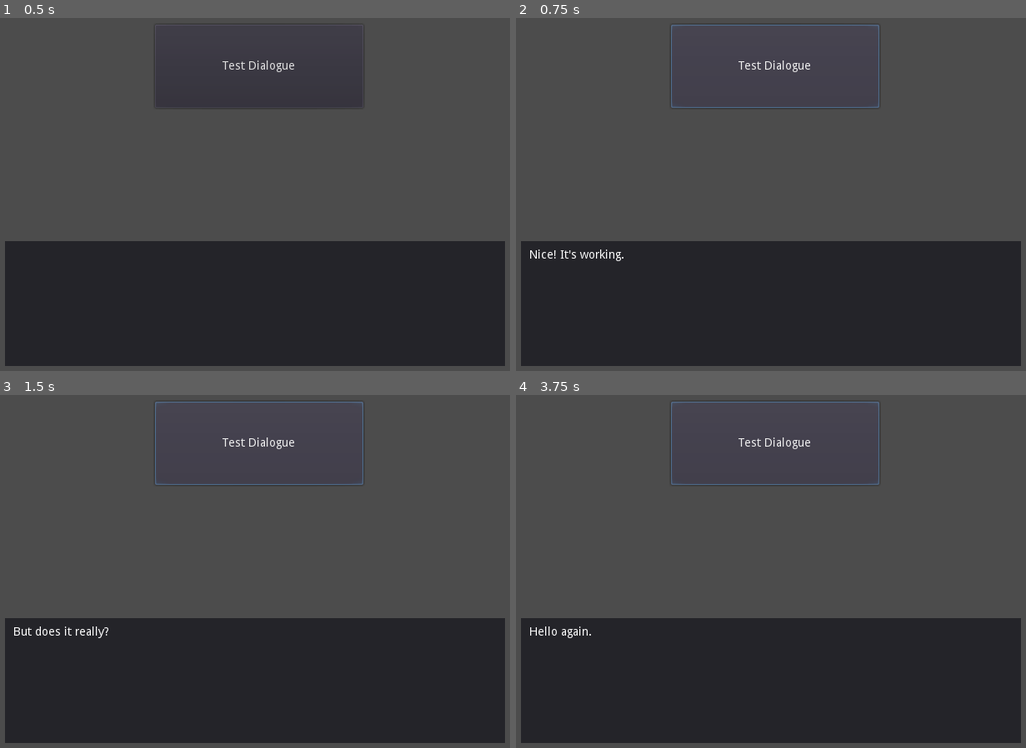
Above: before the commit, frames 1-4 (two rows, left to right).
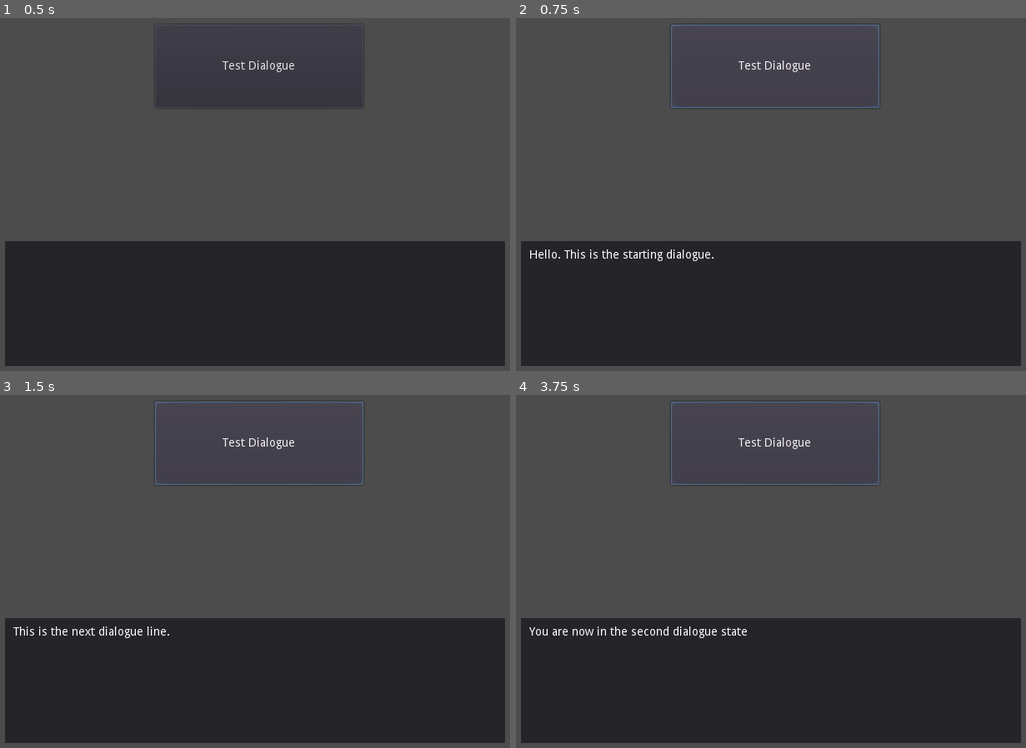
Above: after the commit, the same moments.

Repository: noitisoprepus/godot-cads
Game: Godot game, scene res://Scenes/Game.tscn
Two runs of this game, one before a commit and one after it. Both use one fixed random seed, a clock stepped at 60 frames per second and the inputs below.
Inputs:
- Up to frame 1 (0.5 s): no input
- Up to frame 2 (0.75 s): click "Test Dialogue" at 0.5 s
- Up to frame 3 (1.5 s): click "Test Dialogue" at 1.25 s
- Up to frame 4 (3.75 s): click "Test Dialogue" at 2 s; tap Enter at 2.75 s; tap Space at 3.5 s

Frame 1 is identical in both runs. In frame 2, 0.4% of the frame differs, in the area x 2-39%, y 65-69%; in frame 3, 0.4%; in frame 4, 0.5%, in the area x 2-46%, y 65-69%.
Error before the commit: Invalid get index 'next' (on base: 'Dictionary'). (res://Scripts/DialoguePlayer.gd:49)

Commit message:
Cleaned up DialoguePlayer.gd a little more So simple linear dialogues works fine. The previous error was caused by choices and functions.

Diff:
--- /dev/null
+++ b/demo/Dialogues/simple_dialogue.json
@@ -0,0 +1,30 @@
+{
+    "Start" : {
+        "dialogue" : [
+            "Hello. This is the starting dialogue.",
+            "This is the next dialogue line."
+        ],
+        "next" : "02"
+    },
+    "02" : {
+        "dialogue" : [
+            "Nice! It's working.",
+            "You are now in the second dialogue state"
+        ],
+        "next" : "03"
+    },
+    "03" : {
+        "dialogue" : [
+            "Dialogue's working as it should.",
+            "Now continue working on the system."
+        ],
+        "next" : "04"
+    },
+    "04" : {
+        "dialogue" : [
+            "Good job, man!",
+            "(Pat in the back)"
+        ],
+        "next" : "END"
+    }
+}
--- a/demo/Scenes/DialogueUI.tscn
+++ b/demo/Scenes/DialogueUI.tscn
@@ -8,6 +8,7 @@
 script = ExtResource( 1 )
 
 [node name="Panel" type="Panel" parent="."]
+visible = false
 margin_left = 20.0
 margin_top = 310.0
 margin_right = 620.0
--- a/demo/Scenes/Game.tscn
+++ b/demo/Scenes/Game.tscn
@@ -7,8 +7,9 @@
 [node name="Game" type="Node"]
 
 [node name="Interactable" parent="." instance=ExtResource( 1 )]
-interactable_key = "Test Interaction"
+interactable_key = "Simple dialogue test"
 interactable_name = "Test"
+dialogue_json = "res://Dialogues/simple_dialogue.json"
 
 [node name="DialoguePlayer" type="Node" parent="."]
 script = ExtResource( 2 )
--- a/demo/Scripts/DialoguePlayer.gd
+++ b/demo/Scripts/DialoguePlayer.gd
@@ -11,25 +11,11 @@
 var current_state: String = ""
 var current_key: String = ""
 
-
-# func next():
-	# if current_state == "END":
-		# TODO: Close Dialogue UI
-		# TODO: Reset state
-	# 	current_state = "Repeat"
-	# 	return
-
-	# print("Processing dialogue")
-	# _process_state()
-
-
 func play(key, json_file):
+	# TODO: Don't start the dialogue right away. Check first if current_state != "END"
 	emit_signal("dialogue_started")
 	current_key = key
 	_load_dialogue(json_file)
-
-	# Retrieve current_state value using key
-	current_state = _get_dialogue_state(current_key)
 	_process_state()
 
 
@@ -44,22 +30,30 @@
 
 
 func _process_state():
+	# Retrieve current_state value using key
+	current_state = _get_dialogue_state(current_key)
 	if dialogue.has(current_state):
 		current_event = dialogue[current_state]
-		current_state = current_event["next"]
 		_process_event()
 	# else:
-	#   display_message(["Error. State" + current_state + " not found"])
-
+		# dialogue_ui.update_content_label("Invalid state: " + current_state)
 
 func _process_event():
 	if current_event.dialogue.empty():
 		emit_signal("dialogue_finished")
 		dialogue_ui.reset_ui()
 
-		game_data.dialogues[current_key] = current_state
-		SaveGame.write_game_data()
-		return
+		if current_event.has("choice"):
+			# dialogue_ui.show_choices(current_event.choice)
+			pass
+		elif current_event.has("function"):
+			# invoke(current_event.function)
+			pass
+		else:
+			# Set next state
+			game_data.dialogues[current_key] = current_event.next
+			SaveGame.write_game_data()
+			return
 
 	var content = current_event.dialogue.pop_front()
 	dialogue_ui.update_content_label(content)
--- a/demo/Scripts/Interactable.gd
+++ b/demo/Scripts/Interactable.gd
@@ -23,5 +23,5 @@
 
 func _on_dialogue_finished():
 	is_interacting = false
-	dialogue_player.disconnect("dialogue_finished", self, "on_dialogue_finished")
-	dialogue_player.disconnect("interact", dialogue_player, "on_interact_pressed")
+	dialogue_player.disconnect("dialogue_finished", self, "_on_dialogue_finished")
+	self.disconnect("interact", dialogue_player, "on_interact_pressed")
